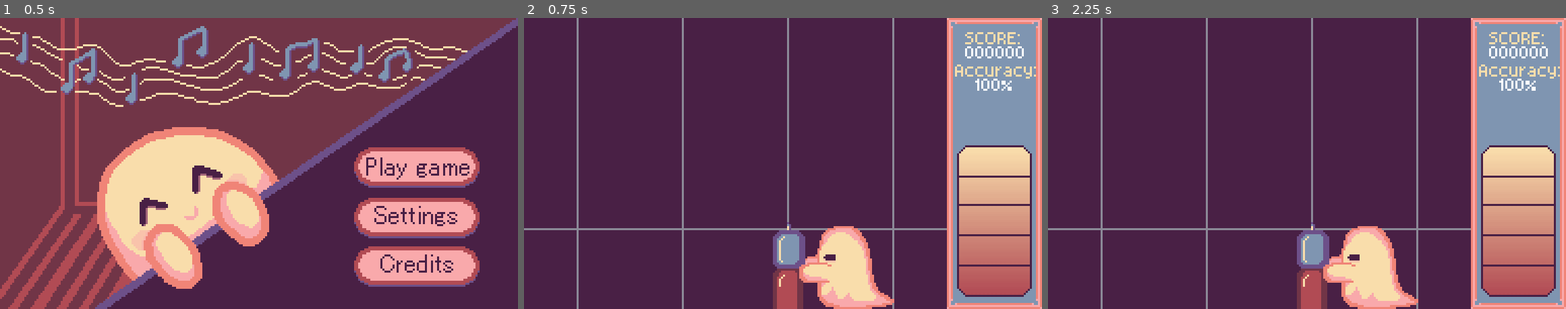
Above: before the commit, frames 1-3 (left to right).
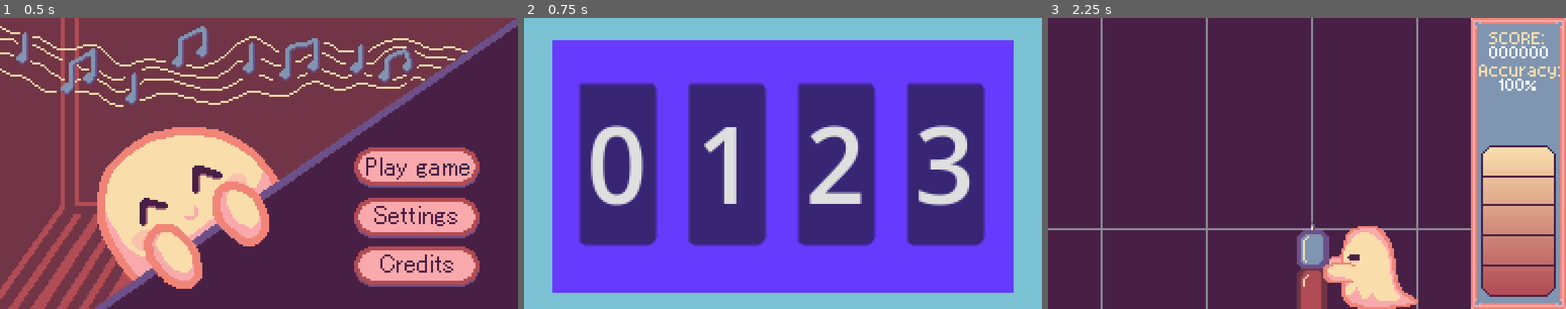
Above: after the commit, the same moments.

Repository: Arturilumae/Shapes
Game: Godot game, scene res://Scenes/MainMenu.tscn
Same seed, same stepped clock (60 frames per second), same inputs: the game is played once before the commit and once after it. Sound files missing from this copy of the repository are replaced by a short silence.
Inputs (mouse positions are in pixels of both pictures, inside the frame that each line leads up to):
- Up to frame 1 (0.5 s): no input
- Up to frame 2 (0.75 s): click (938, 166) at 0.5 s
- Up to frame 3 (2.25 s): click (1141, 163) at 1.25 s, where only the run after the commit has a clickable "0"; click (1250, 163) at 2 s, where only the run after the commit has a clickable "1"

Frame 1 is identical in both runs. In frame 2, 100% of the frame differs, in the area x 0-100%, y 0-100%; in frame 3, nothing differs.

Commit message:
level selector

Diff:
--- a/shapes/Scenes/LevelSelect.tscn
+++ b/shapes/Scenes/LevelSelect.tscn
@@ -1,4 +1,6 @@
 [gd_scene format=3 uid="uid://j0kn2hwgodik"]
+
+[ext_resource type="Script" uid="uid://dufa46lmvrw0h" path="res://Scripts/buttons.gd" id="1_chbko"]
 
 [node name="LevelSelect" type="Control" unique_id=2113504259]
 layout_mode = 3
@@ -25,27 +27,32 @@
 
 [node name="GridContainer" type="GridContainer" parent="ColorRect" unique_id=1769550902]
 layout_mode = 0
-offset_left = 39.0
-offset_top = 25.0
-offset_right = 221.0
-offset_bottom = 125.0
+offset_left = 27.0
+offset_top = 32.0
+offset_right = 255.0
+offset_bottom = 132.0
 theme_override_constants/h_separation = 16
-columns = 3
+columns = 4
+script = ExtResource("1_chbko")
+
+[node name="Button0" type="Button" parent="ColorRect/GridContainer" unique_id=1622224163]
+layout_mode = 2
+theme_override_font_sizes/font_size = 52
+text = "0"
 
 [node name="Button" type="Button" parent="ColorRect/GridContainer" unique_id=2043202988]
-custom_minimum_size = Vector2(50, 0)
 layout_mode = 2
-theme_override_font_sizes/font_size = 64
+theme_override_font_sizes/font_size = 52
 text = "1"
 
 [node name="Button2" type="Button" parent="ColorRect/GridContainer" unique_id=2000046109]
-custom_minimum_size = Vector2(50, 0)
 layout_mode = 2
-theme_override_font_sizes/font_size = 64
+theme_override_font_sizes/font_size = 52
 text = "2"
 
 [node name="Button3" type="Button" parent="ColorRect/GridContainer" unique_id=1396545066]
-custom_minimum_size = Vector2(50, 0)
 layout_mode = 2
-theme_override_font_sizes/font_size = 64
+theme_override_font_sizes/font_size = 52
 text = "3"
+
+[connection signal="pressed" from="ColorRect/GridContainer/Button" to="ColorRect/GridContainer/Button" method="_on_pressed"]
--- a/shapes/Scenes/MainMenu.tscn
+++ b/shapes/Scenes/MainMenu.tscn
@@ -4,7 +4,6 @@
 [ext_resource type="Texture2D" uid="uid://vgxqbl6fwk23" path="res://Art/buttons.png" id="2_8um5k"]
 [ext_resource type="Script" uid="uid://cdskmsw07xeq5" path="res://Scripts/playButton.gd" id="3_xim88"]
 [ext_resource type="Texture2D" uid="uid://cdb0ly7lqkwbx" path="res://Art/text.png" id="4_koqhg"]
-[ext_resource type="FontFile" uid="uid://oxkynrojvw1d" path="res://Art/aseprite.otf" id="5_cmrfp"]
 [ext_resource type="AudioStream" uid="uid://q8o0f0jw3qck" path="res://maintheme.ogg" id="6_8um5k"]
 
 [sub_resource type="AtlasTexture" id="AtlasTexture_nvly8"]
@@ -64,19 +63,6 @@
 texture_pressed = SubResource("AtlasTexture_0msvk")
 texture_hover = SubResource("AtlasTexture_nyimn")
 
-[node name="Label" type="Label" parent="Camera2D/Sprite2D2/Button2" unique_id=1146127398]
-visible = false
-texture_filter = 1
-layout_mode = 0
-offset_right = 62.0
-offset_bottom = 20.0
-theme_override_colors/font_color = Color(0.1955451, 0.1955451, 0.19554508, 1)
-theme_override_fonts/font = ExtResource("5_cmrfp")
-theme_override_font_sizes/font_size = 8
-text = "Settings"
-horizontal_alignment = 1
-vertical_alignment = 1
-
 [node name="Sprite2D" type="Sprite2D" parent="Camera2D/Sprite2D2/Button2" unique_id=748432323]
 position = Vector2(30, 9)
 texture = SubResource("AtlasTexture_57qmd")
@@ -91,19 +77,6 @@
 texture_pressed = SubResource("AtlasTexture_0msvk")
 texture_hover = SubResource("AtlasTexture_nyimn")
 
-[node name="Label" type="Label" parent="Camera2D/Sprite2D2/Button3" unique_id=1024813399]
-visible = false
-texture_filter = 1
-layout_mode = 0
-offset_right = 62.0
-offset_bottom = 20.0
-theme_override_colors/font_color = Color(0.1955451, 0.1955451, 0.19554508, 1)
-theme_override_fonts/font = ExtResource("5_cmrfp")
-theme_override_font_sizes/font_size = 8
-text = "Credits"
-horizontal_alignment = 1
-vertical_alignment = 1
-
 [node name="Sprite2D" type="Sprite2D" parent="Camera2D/Sprite2D2/Button3" unique_id=1432526040]
 position = Vector2(32, 8)
 texture = SubResource("AtlasTexture_yf5fn")
--- a/shapes/Scenes/level_1.tscn
+++ b/shapes/Scenes/level_1.tscn
@@ -236,6 +236,7 @@
 
 [node name="Level1" type="Node2D" unique_id=356827938]
 script = ExtResource("1_af3po")
+level_dir = "res://levels/demo/kaunimadlaulud_chart.json"
 hitbox_radius = 5.0
 line_straight = SubResource("AtlasTexture_ynf5e")
 line_diag_right = SubResource("AtlasTexture_hptm8")
--- a/shapes/Scenes/level_3.tscn
+++ b/shapes/Scenes/level_3.tscn
@@ -236,6 +236,7 @@
 
 [node name="level_3" type="Node2D" unique_id=356827938]
 script = ExtResource("1_jtv8s")
+level_dir = "res://levels/demo/kunglarahvas_chart.json"
 hitbox_radius = 5.0
 line_straight = SubResource("AtlasTexture_ynf5e")
 line_diag_right = SubResource("AtlasTexture_hptm8")
--- /dev/null
+++ b/shapes/Scripts/buttons.gd
@@ -0,0 +1,9 @@
+extends GridContainer
+
+func _ready() -> void:
+	for child in get_children():
+		if child is Button:
+			child.pressed.connect(_load_level.bind(child.text))
+
+func _load_level(level_name: String) -> void:
+	get_tree().change_scene_to_file("res://Scenes/level_%s.tscn" % level_name)
--- a/shapes/Scripts/playButton.gd
+++ b/shapes/Scripts/playButton.gd
@@ -11,4 +11,4 @@
 	pass
 
 func _on_pressed() -> void:
-	get_tree().change_scene_to_file("res://Scenes/main.tscn")
+	get_tree().change_scene_to_file("res://Scenes/LevelSelect.tscn")
Not shown: 1 places in shapes/Scenes/level_1.tscn that only renumber resources
Not shown: 1 places in shapes/Scenes/level_3.tscn that only renumber resources
Not shown, added: shapes/Scripts/buttons.gd.uid
